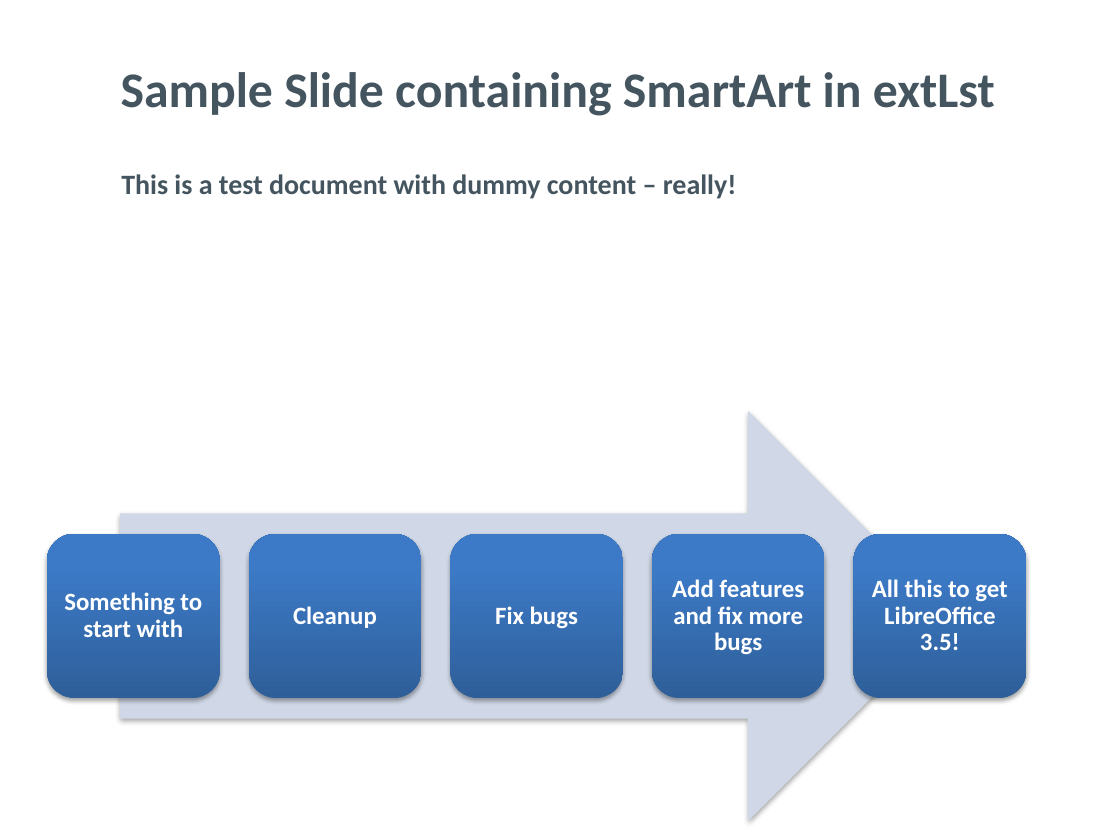
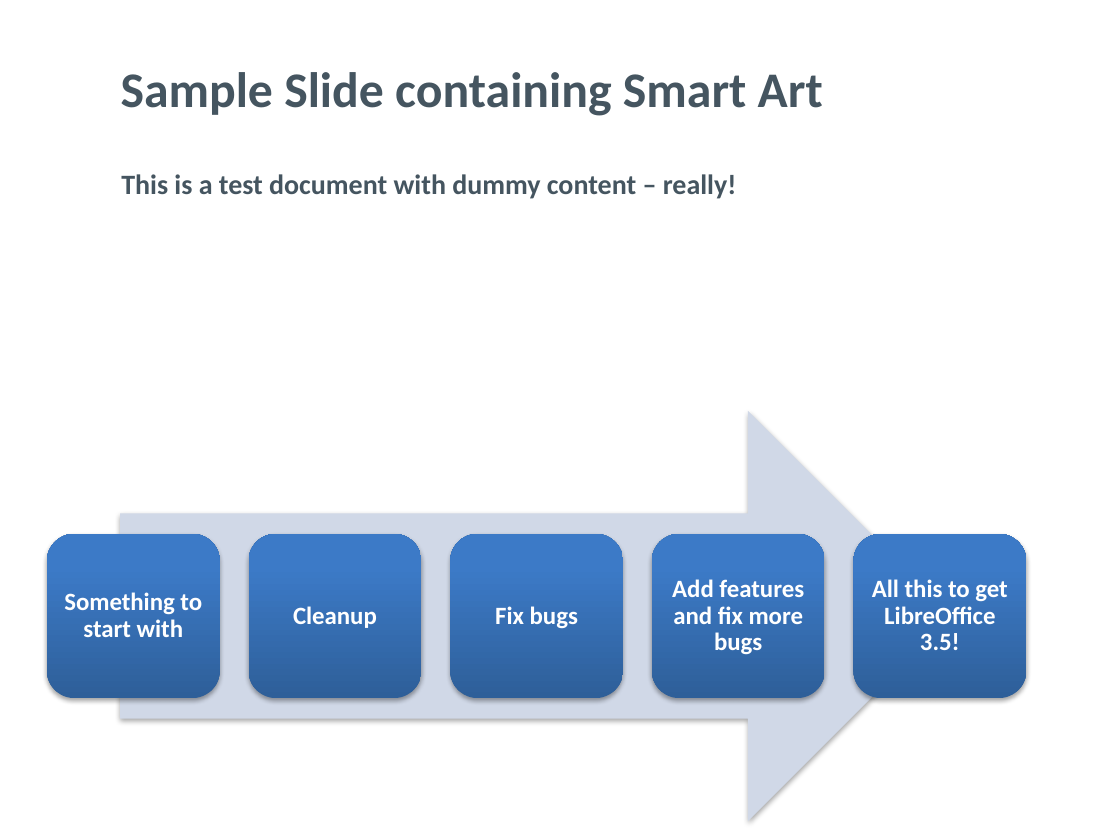
Before and after one commit to ShadowAdi/docone-backend, a slide deck: slide 1 of src/data/test3.pptx. Drawn at 1120x840 pixels with LibreOffice and Linux fonts; fonts in the diff are those of the drawing. Boxes give left, top, right and bottom in pixels: in the first picture for what was removed or moved away, otherwise in the second. Text is boxed around its words. In the diff, an @@ line names an element or a change of style, - is before the commit and + after.

Commit message:
added for ppt implemenation

```diff
--- a/src/data/test3.pptx
+++ b/src/data/test3.pptx
@@ text at [121,72,823,116]: text changed @@
-Sample Slide containing SmartArt in extLst
+Sample Slide containing Smart Art
```
Also in this commit, not shown: 6 other files.
